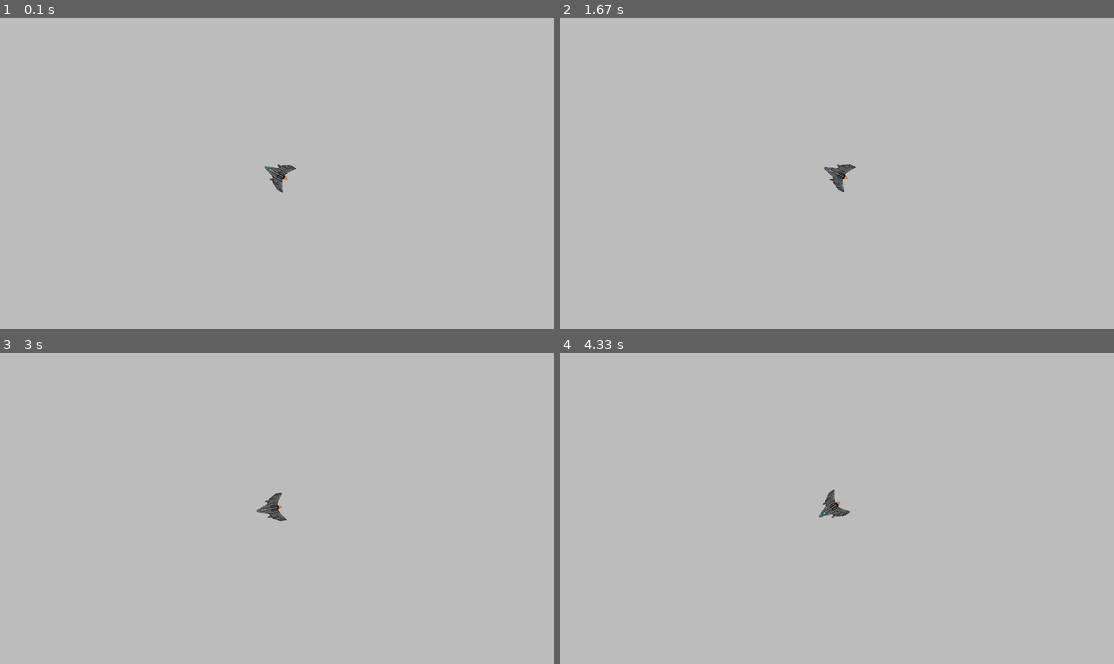
Above: before the commit, frames 1-4 (two rows, left to right).
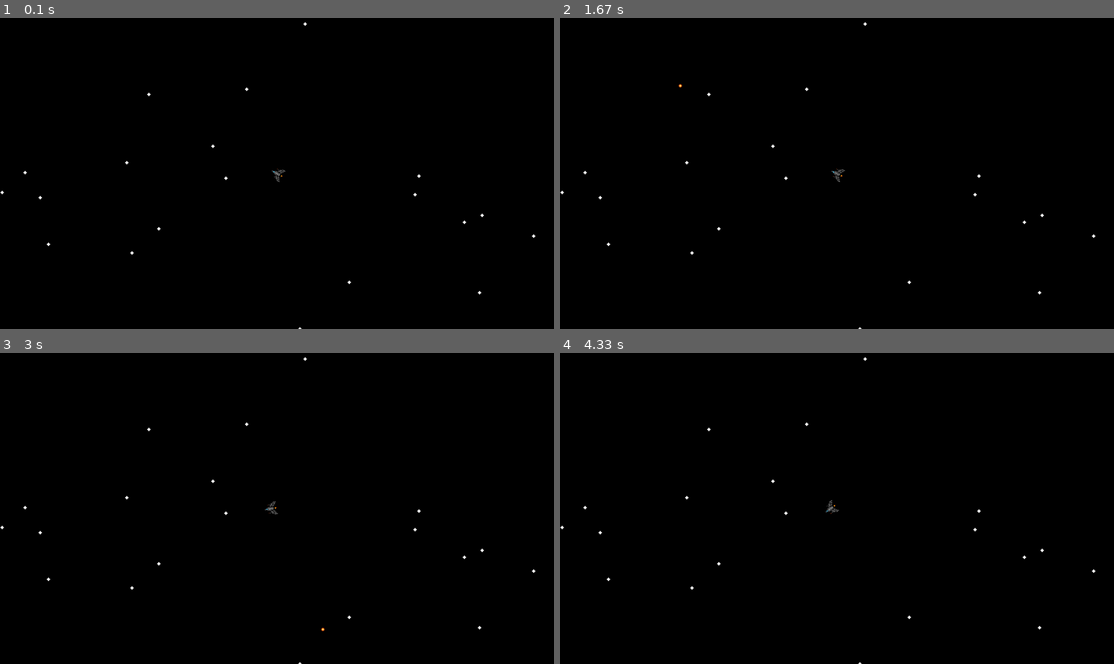
Above: after the commit, the same moments.

Repository: Jasonteilliez/python_pygame_spaces_shooter
Game: pygame game, started from game/code/main.py
The game is run twice, just before and just after one commit, with the same random seed, the same clock (stepped at 60 frames per second) and the same inputs.
Inputs (mouse positions are in pixels of both pictures, inside the frame that each line leads up to):
- Up to frame 1 (0.1 s): no input
- Up to frame 2 (1.67 s): tap Space at 0.33 s; click (892, 241) at 0.72 s; click (1041, 282) at 1.05 s; click (704, 111) at 1.38 s
- Up to frame 3 (3 s): tap Space at 1.73, 2.03 s; click (282, 539) at 1.75 s; tap K at 1.82 s; click (199, 443) at 2.22 s; click (470, 589) at 2.55 s; click (94, 539) at 2.88 s
- Up to frame 4 (4.33 s): click (676, 449) at 3.22 s; click (704, 561) at 3.55 s; click (1036, 580) at 3.88 s; click (670, 623) at 4.22 s

The runs differ from the first frame. In frame 1, 100% of the frame differs, in the area x 0-100%, y 0-100%; in frame 2, 100%; in frame 3, 100%; in frame 4, 100%.

Commit message:
add bullet - add star - add player attack

Diff:
--- /dev/null
+++ b/game/code/bullet.py
@@ -0,0 +1,46 @@
+import pygame
+from os import path
+from settings import *
+from math import degrees, atan2
+
+
+class Bullet(pygame.sprite.Sprite):
+    def __init__(self, groups, scale, pos, direction, entity='bullet_player', bullet_type="small_bullet"):
+        super().__init__(groups)
+
+        self.scale = scale
+        self.bullet_type = bullet_type
+        self.pos = pos
+        self.direction = direction
+        self.entity = entity
+        self.speed = 300
+        self.dommage = 10
+        self.display_surface = pygame.display.get_surface()
+
+        basedir = path.dirname(path.dirname(__file__))
+        path_to_image = path.join(basedir, "graphics", "bullet", f"{self.bullet_type}.png")
+
+        surf = pygame.image.load(path_to_image).convert_alpha()
+        self.scale_surf = pygame.transform.scale(surf,pygame.math.Vector2(surf.get_size()) * self.scale)
+        self.image = self.scale_surf
+        self.pos =  pos
+        self.rect = self.image.get_rect(center = (self.pos.x, self.pos.y))
+
+
+    def move(self, dt):
+        self.pos.x += self.direction.x * self.speed * dt * self.scale
+        self.pos.y += self.direction.y * self.speed * dt * self.scale
+
+        self.rect.centerx = round(self.pos.x)
+        self.rect.centery = round(self.pos.y)
+
+
+    def bullet_kill(self):
+        if self.rect.bottom <= 0 or self.rect.top >= self.display_surface.get_height() or \
+        self.rect.left <= 0 or self.rect.right >= self.display_surface.get_width():
+            self.kill()
+
+
+    def update(self, dt):
+        self.move(dt)
+        self.bullet_kill()
--- a/game/code/main.py
+++ b/game/code/main.py
@@ -2,6 +2,8 @@
 from time import time
 from settings import *
 from player import Player
+from star import Star
+from bullet import Bullet
 
 class Game:
     def __init__(self):
@@ -17,8 +19,23 @@
         self.visible_sprites = pygame.sprite.Group()
         self.obstacle_sprites = pygame.sprite.Group()
 
-        self.player = Player(self.visible_sprites, self.scale)
+        for _ in range(20):
+            Star(self.visible_sprites, self.scale)
+        self.player = Player(self.visible_sprites, self.scale, self.attack_event)
+
         self.last_time = time()
+
+
+    def attack_event(self, bullet):
+        Bullet(
+            groups=self.visible_sprites,
+            scale=self.scale,
+            pos=bullet['pos'],
+            direction=bullet['direction'],
+            entity=bullet['entity'],
+            bullet_type=bullet['bullet_type']
+        )
+
 
     def run(self):
 
@@ -36,7 +53,7 @@
                         pygame.quit()
                         sys.exit()
 
-            self.display_surface.fill('gray')
+            self.display_surface.fill('black')
             self.visible_sprites.update(dt = dt)
             self.visible_sprites.draw(self.display_surface)
             pygame.display.update()
--- a/game/code/player.py
+++ b/game/code/player.py
@@ -1,12 +1,13 @@
 import pygame
 from os import path
-from settings import *
 from math import degrees, atan2
+from time import time
 
 class Player(pygame.sprite.Sprite):
-    def __init__(self, groups, scale):
+    def __init__(self, groups, scale, attack_event):
         super().__init__(groups)
         self.scale = scale
+        self.attack_event = attack_event
 
         basedir = path.dirname(path.dirname(__file__))
         path_to_image = path.join(basedir, "graphics", "player", "player.png")
@@ -20,6 +21,10 @@
 
         self.direction = pygame.math.Vector2()
         self.speed = 300
+
+        self.is_attacking = False
+        self.attack_time = None
+        self.attack_cooldowns = 0.2
 
 
     def input(self):
@@ -38,6 +43,11 @@
             self.direction.x = 1
         else:
             self.direction.x = 0
+
+        if keys[pygame.K_SPACE] and not self.is_attacking:
+            self.is_attacking = True
+            self.attack_time = time()
+            self.attack()
 
 
     def move(self, dt):
@@ -63,7 +73,39 @@
         self.rect = self.image.get_rect(center=self.rect.center)
 
 
+    def attack(self):
+        mouse_x, mouse_y = pygame.mouse.get_pos()
+
+        dx = mouse_x - self.rect.centerx
+        dy = mouse_y - self.rect.centery
+
+        direction = pygame.math.Vector2()
+        direction.x = dx
+        direction.y = dy
+        direction = direction.normalize()
+
+        pos = pygame.math.Vector2()
+        pos.x = self.pos.x + 20*direction.x*self.scale
+        pos.y = self.pos.y + 20*direction.y*self.scale
+
+        bullet={
+            'pos': pos,
+            'direction': direction,
+            'entity': 'player_bullet',
+            'bullet_type': 'small_bullet'
+        }
+        self.attack_event(bullet)
+
+
+    def cooldowns(self):
+        current_time = time()
+
+        if self.is_attacking:
+            if current_time - self.attack_time >= self.attack_cooldowns:
+                self.is_attacking = False
+
     def update(self, dt):
         self.input()
+        self.cooldowns()
         self.move(dt)
         self.rotate()
--- /dev/null
+++ b/game/code/star.py
@@ -0,0 +1,25 @@
+import pygame
+from os import path
+from random import randint
+
+
+class Star(pygame.sprite.Sprite):
+    def __init__(self, groups, scale):
+        super().__init__(groups)
+        self.scale = scale
+
+        basedir = path.dirname(path.dirname(__file__))
+        path_to_image = path.join(basedir, "graphics", "environment", "star.png")
+
+        display_surface = pygame.display.get_surface()
+        surf = pygame.image.load(path_to_image).convert_alpha()
+        self.scale_surf = pygame.transform.scale(surf,pygame.math.Vector2(surf.get_size()) * self.scale)
+        self.image = self.scale_surf
+        self.pos = {
+            'x': randint(0,display_surface.get_width()),
+            'y': randint(0,display_surface.get_height())
+        }
+        self.rect = self.image.get_rect(center = (self.pos['x'],self.pos['y']))
+
+    def update(self, dt):
+        pass
Binary file added: game/graphics/bullet/medium_bullet.png
Binary file added: game/graphics/bullet/small_bullet.png
Binary file added: game/graphics/environment/star.png
Binary file changed: game/graphics/player/player.png
